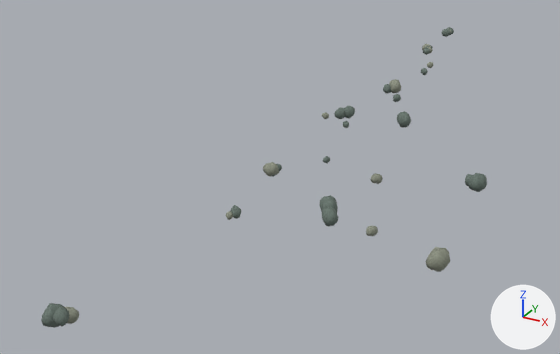
One commit to the glTF model demo/tropical_harbor_3d/assets/reference/rocks.glb: the scene before it, then after it.
Rendered twice from a 50 mm lens placed at (41.8, -103.6, 27.9), pointed at (7.1, -40.4, -3.7). Every picture has the same lights, and +X, +Y and +Z are marked at lower right. The older version comes first. Where no turn or scale is listed for an object, it has been applied to the vertices. Vertices at exactly the same position are counted once.

The first picture shows 'Solid_Ref_Rock', 'Solid_Ref_RockDark'.
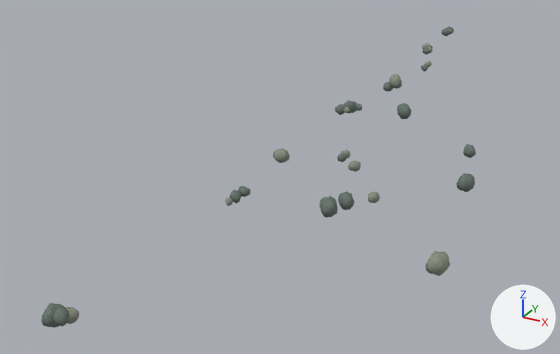
Changed parts and their boxes (x1, y1, x2, y2) in the pictures (560 x 354 px; the box of a moved part takes in the faces that stretch with it):
'Solid_Ref_RockDark', reshaped
    before: (41, 27, 487, 328)
    after: (41, 26, 476, 328)
'Solid_Ref_Rock', reshaped
    before: (64, 29, 452, 324)
    after: (64, 28, 452, 324)
part 1 of me_bank_boulder_040, moved or reshaped
    before: (263, 162, 279, 177)
    after: (273, 148, 290, 163)
part 2 of me_bank_boulder_040, moved or reshaped
    before: (322, 112, 329, 119)
    after: (341, 150, 351, 158)
part 3 of me_bank_boulder_040, moved or reshaped
    before: (226, 211, 233, 220)
    after: (225, 197, 233, 206)
part 4 of me_bank_boulder_040, moved or reshaped
    before: (366, 226, 378, 236)
    after: (368, 192, 380, 203)
part 5 of me_bank_boulder_040, moved or reshaped
    before: (371, 173, 383, 184)
    after: (348, 161, 361, 172)
part 6 of me_bank_boulder_040, moved or reshaped
    before: (389, 79, 401, 93)
    after: (389, 74, 402, 88)
part 7 of me_bank_boulder_040, moved or reshaped
    before: (426, 247, 450, 272)
    after: (425, 251, 450, 276)
part 8 of me_bank_boulder_039, moved or reshaped
    before: (322, 207, 338, 227)
    after: (338, 191, 354, 210)
part 9 of me_bank_boulder_039, moved or reshaped
    before: (465, 174, 473, 186)
    after: (463, 144, 476, 158)
part 10 of me_bank_boulder_039, moved or reshaped
    before: (323, 156, 330, 163)
    after: (337, 153, 347, 162)
part 11 of me_bank_boulder_039, moved or reshaped
    before: (334, 107, 345, 119)
    after: (351, 101, 357, 113)
part 12 of me_bank_boulder_039, moved or reshaped
    before: (343, 121, 349, 128)
    after: (356, 104, 362, 111)
part 13 of me_bank_boulder_039, moved or reshaped
    before: (393, 94, 401, 102)
    after: (394, 81, 402, 89)
part 14 of me_bank_boulder_039, moved or reshaped
    before: (421, 68, 428, 75)
    after: (421, 64, 428, 72)
part 15 of me_bank_boulder_039, moved or reshaped
    before: (230, 205, 241, 219)
    after: (230, 189, 241, 204)
part 16 of me_bank_boulder_039, moved or reshaped
    before: (277, 164, 282, 171)
    after: (241, 187, 251, 196)
part 17 of me_bank_boulder_039, moved or reshaped (not visible before)
    after: (335, 104, 345, 115)
part 18 of me_bank_boulder_039, moved or reshaped
    before: (344, 106, 355, 119)
    after: (343, 100, 355, 114)
part 19 of me_bank_boulder_039, moved or reshaped
    before: (397, 111, 411, 128)
    after: (397, 103, 411, 119)
part 20 of me_bank_boulder_039, moved or reshaped
    before: (468, 173, 487, 192)
    after: (457, 173, 475, 192)

Diff of the bpy script that builds the scene:
```diff
--- a/demo/tropical_harbor_3d/assets/reference/rocks.glb.py
+++ b/demo/tropical_harbor_3d/assets/reference/rocks.glb.py
@@ me_bank_boulder_039 @@
-me_bank_boulder_039.from_pydata(...)  # 1820 vertices, 3120 faces; spans x -91.8..-68.1, y -25.1..64.8, z -1.2..4.9
+me_bank_boulder_039.from_pydata(...)  # 1820 vertices, 3120 faces; spans x -91.8..-69.0, y -25.1..64.8, z -0.8..4.7
+# me_bank_boulder_039 part 8: the loose piece of 70 vertices spanning x -79.0..-77.5, y -6.2..-4.8, z 0.5..2.1 is moved by (-0.2, 3.5, -0.2)
+# me_bank_boulder_039 part 9: the loose piece of 70 vertices spanning x -71.5..-70.4, y 6.2..7.3, z 0.5..1.6 is moved by (-0.2, -0.9, 2.9)
+# me_bank_boulder_039 part 10: the loose piece of 70 vertices spanning x -83.9..-83.3, y 4.8..5.6, z 0.7..1.4 is scaled about its middle by 1.3, then moved by (1.1, 0.9, 0.1)
+# me_bank_boulder_039 part 11: the loose piece of 70 vertices spanning x -89.2..-88.1, y 18.6..20.0, z -0.4..0.9 is moved by (0.5, 2.0, 0.2)
+# me_bank_boulder_039 part 12: the loose piece of 70 vertices spanning x -88.3..-87.5, y 18.6..19.3, z -1.2..-0.3 is moved by (0.8, 1.3, 1.7)
+# me_bank_boulder_039 part 13: the loose piece of 70 vertices spanning x -86.8..-85.9, y 29.3..30.3, z -1.1..-0.1 is moved by (0.0, 0.0, 1.6)
+# me_bank_boulder_039 part 14: the loose piece of 70 vertices spanning x -86.8..-85.9, y 38.9..39.8, z -0.3..0.7 is moved by (0.0, 0.0, 0.5)
+# me_bank_boulder_039 part 15: the loose piece of 70 vertices spanning x -87.4..-86.4, y -5.3..-4.3, z -1.2..-0.1 is moved by (0.0, 0.0, 1.4)
+# me_bank_boulder_039 part 16: the loose piece of 70 vertices spanning x -88.5..-87.8, y 4.1..4.8, z -0.8..0.0 is moved by (1.9, -8.7, 1.5)
+# me_bank_boulder_039 part 17: the loose piece of 70 vertices spanning x -89.3..-88.1, y 18.7..19.9, z -0.4..0.8 is moved by (0.0, 0.0, 0.5)
+# me_bank_boulder_039 part 18: the loose piece of 70 vertices spanning x -88.6..-87.3, y 19.1..20.6, z -0.4..1.1 is moved by (0.0, 0.0, 0.6)
+# me_bank_boulder_039 part 19: the loose piece of 70 vertices spanning x -81.5..-79.9, y 15.7..17.3, z 0.9..2.6 is moved by (-0.2, 0.5, 0.7)
+# me_bank_boulder_039 part 20: the loose piece of 70 vertices spanning x -69.3..-68.1, y -1.1..0.5, z 3.4..4.9 is moved by (-0.9, 0.0, -0.2)
+# other edits to the shape of me_bank_boulder_039 do not show in these pictures
 me_bank_boulder_039.materials.append(mat_ref_rockdark)
@@ me_bank_boulder_040 @@
-me_bank_boulder_040.from_pydata(...)  # 1190 vertices, 2040 faces; spans x -53.9..-29.2, y -5.9..82.2, z -1.1..5.5
+me_bank_boulder_040.from_pydata(...)  # 1190 vertices, 2040 faces; spans x -53.9..-29.2, y -5.9..82.2, z -0.6..5.2
+# me_bank_boulder_040 part 1: the loose piece of 70 vertices spanning x -51.7..-50.3, y 21.5..22.8, z -1.1..0.4 is moved by (1.0, 0.0, 1.6)
+# me_bank_boulder_040 part 2: the loose piece of 70 vertices spanning x -51.6..-50.8, y 33.6..34.2, z 0.9..1.6 is moved by (6.3, -8.9, 0.1)
+# me_bank_boulder_040 part 3: the loose piece of 70 vertices spanning x -49.9..-49.3, y 12.4..13.2, z -1.0..-0.2 is moved by (0.0, 0.0, 1.3)
+# me_bank_boulder_040 part 4: the loose piece of 70 vertices spanning x -37.2..-36.4, y 11.3..12.2, z 1.2..2.0 is moved by (0.0, 0.0, 2.7)
+# me_bank_boulder_040 part 5: the loose piece of 70 vertices spanning x -40.8..-39.9, y 20.8..21.7, z 0.8..1.8 is moved by (-2.8, 1.9, -0.1)
+# me_bank_boulder_040 part 6: the loose piece of 70 vertices spanning x -50.1..-48.5, y 47.9..49.6, z -0.2..1.5 is moved by (0.0, 0.0, 0.6)
+# me_bank_boulder_040 part 7: the loose piece of 70 vertices spanning x -30.4..-29.2, y 4.0..5.6, z 3.9..5.5 is moved by (0.0, 0.0, -0.3)
+# other edits to the shape of me_bank_boulder_040 do not show in these pictures
 me_bank_boulder_040.materials.append(mat_ref_rock)
```
